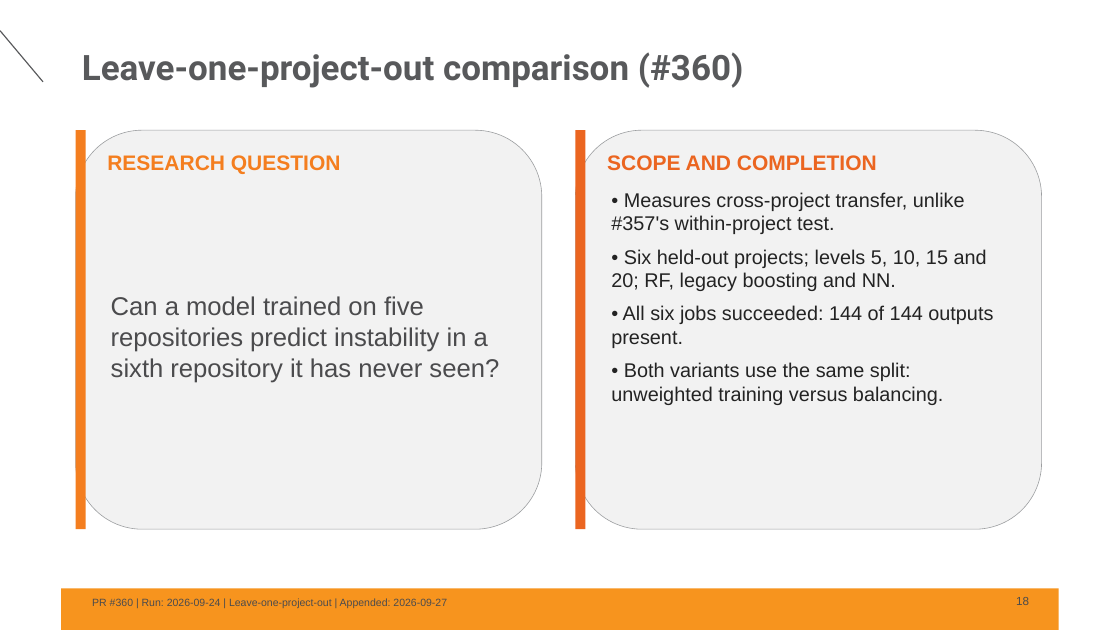
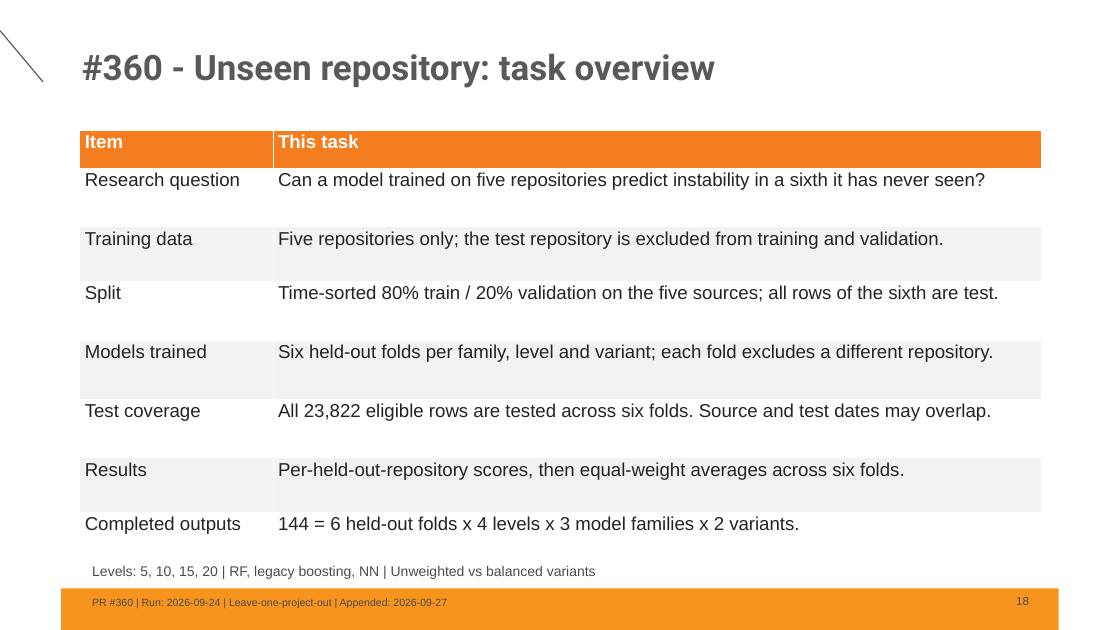
Before and after one commit to yakovelmaleh/Master, a slide deck: slide 18 of Tasks/sprint-data-analysis-summary/results/Master-Sprint-Summary-2026-09-24.pptx. Drawn at 1120x630 pixels with LibreOffice and Linux fonts; fonts in the diff are those of the drawing; background and template pictures are left out. Boxes give left, top, right and bottom in pixels: in the first picture for what was removed or moved away, otherwise in the second. Text is boxed around its words. In the diff, an @@ line names an element or a change of style, - is before the commit and + after.

```diff
--- a/Tasks/sprint-data-analysis-summary/results/Master-Sprint-Summary-2026-09-24.pptx
+++ b/Tasks/sprint-data-analysis-summary/results/Master-Sprint-Summary-2026-09-24.pptx
@@ title at box(82, 53, 715, 88): text changed @@
-Leave-one-project-out comparison (#360)
+#360 - Unseen repository: task overview
@@ rounded rectangle removed at box(76, 130, 542, 529) @@
@@ rectangle removed at box(76, 130, 86, 529) @@
@@ table added at box(80, 130, 1042, 550), 8 rows, 2 columns @@
+Item | This task
+Research question | Can a model trained on five repositories predict instability in a sixth it has never seen?
+Training data | Five repositories only; the test repository is excluded from training and validation.
+Split | Time-sorted 80% train / 20% validation on the five sources; all rows of the sixth are test.
+Models trained | Six held-out folds per family, level and variant; each fold excludes a different repository.
+Test coverage | All 23,822 eligible rows are tested across six folds. Source and test dates may overlap.
+Results | Per-held-out-repository scores, then equal-weight averages across six folds.
+Completed outputs | 144 = 6 held-out folds x 4 levels x 3 model families x 2 variants.
@@ rounded rectangle removed at box(576, 130, 1042, 529) @@
@@ rectangle removed at box(576, 130, 586, 529) @@
@@ text removed at box(107, 155, 341, 174) @@
-RESEARCH QUESTION
@@ text removed at box(607, 155, 877, 170) @@
-SCOPE AND COMPLETION
@@ text removed at box(611, 192, 993, 405) @@
-• Measures cross-project transfer, unlike #357's within-project test.
-• Six held-out projects; levels 5, 10, 15 and 20; RF, legacy boosting and NN.
-• All six jobs succeeded: 144 of 144 outputs present.
-• Both variants use the same split: unweighted training versus balancing.
@@ text removed at box(111, 296, 499, 383) @@
-Can a model trained on five repositories predict instability in a sixth repository it has never seen?
@@ text added at box(92, 566, 596, 579), 12 pt, text #4B4B4D @@
+Levels: 5, 10, 15, 20 | RF, legacy boosting, NN | Unweighted vs balanced variants
```
Also in this commit, not shown: 3 other slides changed, 1 slide removed, 1 other file.
